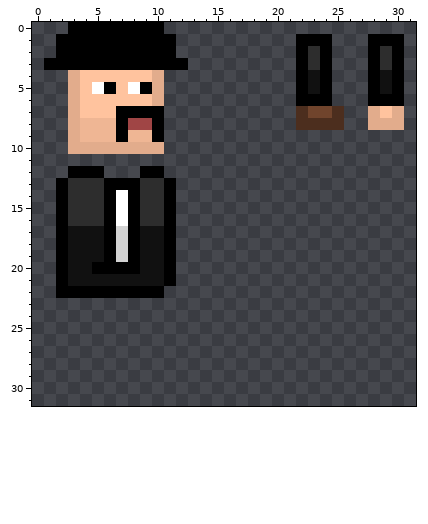
Pixel-art sprite: Assets/Sprites/mr_example.png. The first picture shows the starting point.
The file is 32x32 pixels.
And afterwards:
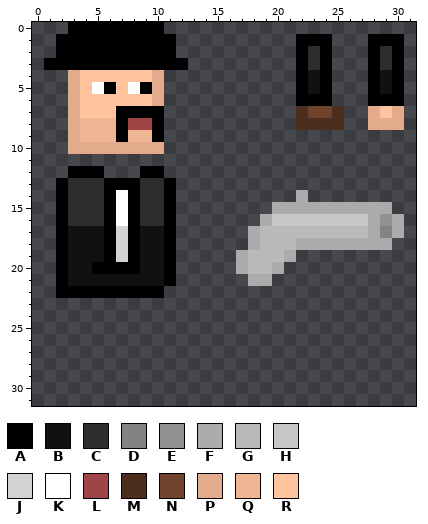
Palette (. is transparent): A #000000  B #111111  C #2d2d2d  D #838383  E #919191  F #ababab  G #b9b9b9  H #c7c7c7  J #d3d3d3  K #ffffff  L #a04545  M #4c2e1e  N #70442c  P #e2ac8c  Q #efb694  R #ffc39e
Edits made:
@@ x 15..31 @@
 13 .................
-14 .................
-15 .................
-16 .................
-17 .................
-18 .................
-19 .................
-20 .................
-21 .................
+14 .......F.........
+15 .....FFFFFFFFFF..
+16 ....FHHHHHHHHFEF.
+17 ...FGGGGGGGGGFDF.
+18 ...FGGGFFFFFFFF..
+19 ..FGGGF..........
+20 ..FGGF...........
+21 ...FF............
 22 .................
Pixel boxes of the changes (left, top, right, bottom) in both pictures:
added: (236, 190, 404, 286)
